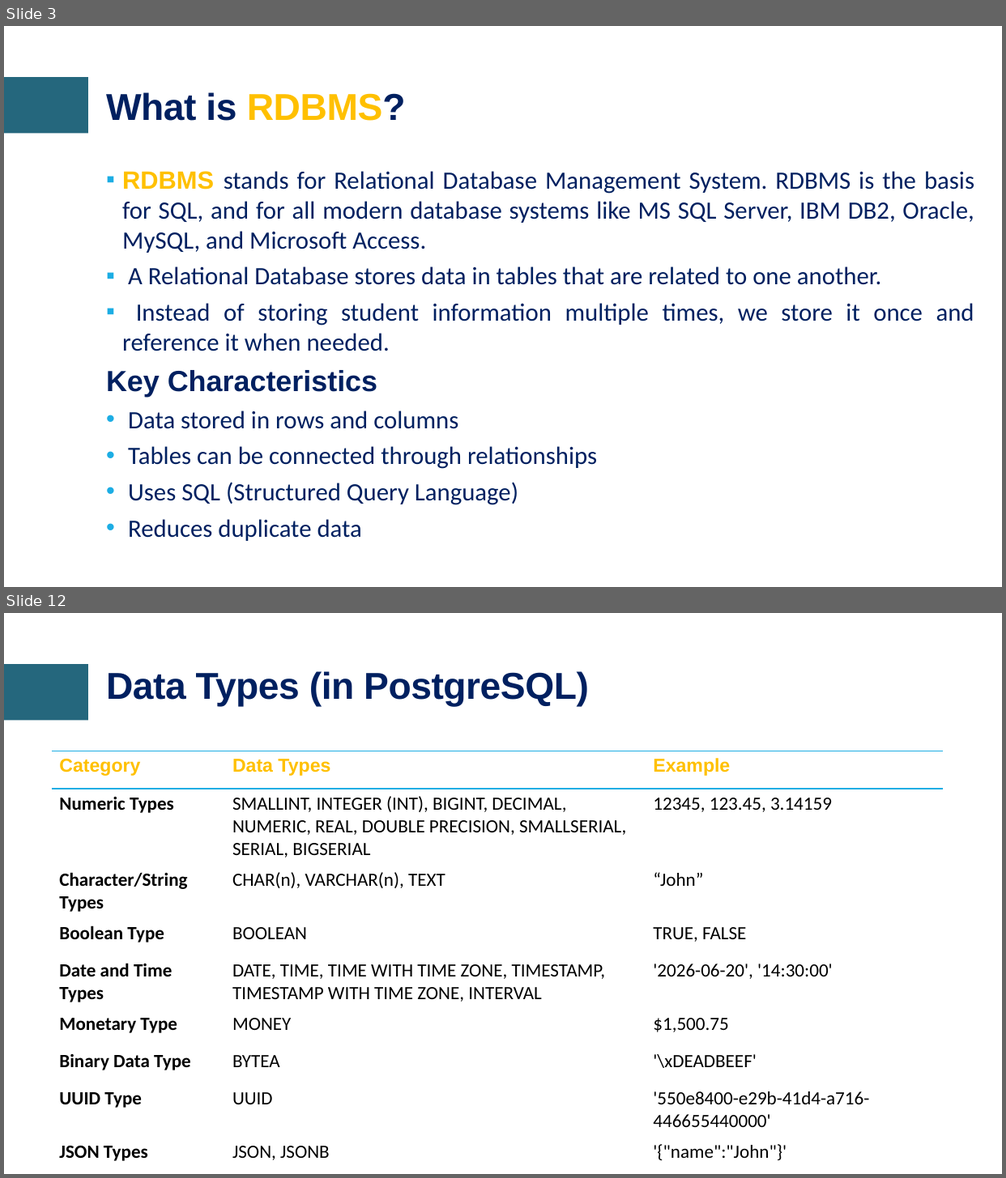
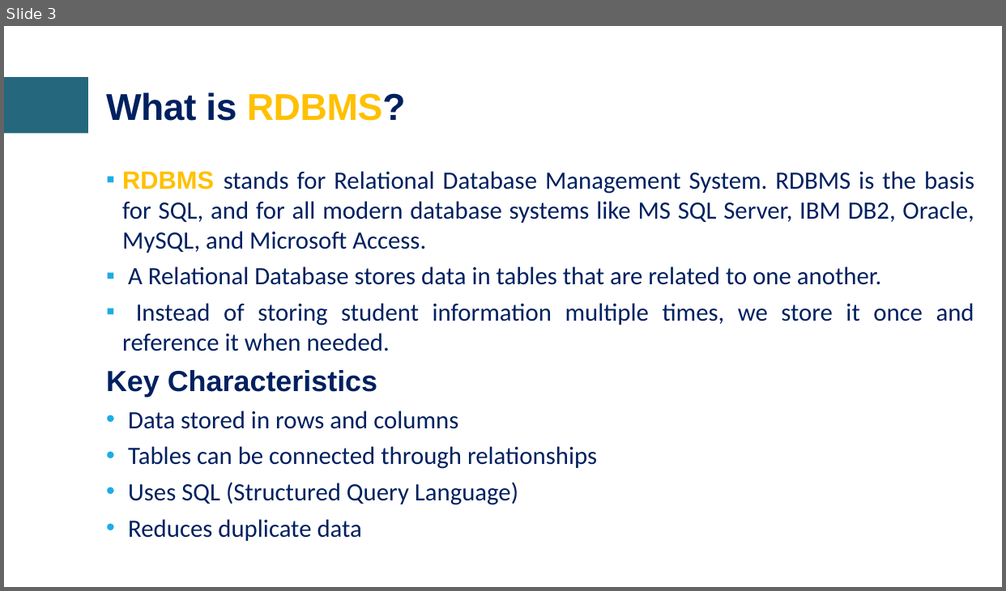
Before and after one commit to craftmulesoft/DataEngineering, a slide deck: Module 3 - Cloud Warehousing & Data Transformation/Cloud Data Platforms & Date Warehousing.pptx. Shown one above the other, each under a label of ours: slides 3 and 12 before the commit, slide 3 after it; the slides between them are not shown. The pictures are 1006x1178 and 1006x591 pixels, drawn with LibreOffice and Linux fonts; fonts in the diff are those of the drawing; background and template pictures are left out. Boxes give left, top, right and bottom in pixels: in the first picture for what was removed or moved away, otherwise in the second. Text is boxed around its words. In the diff, an @@ line names an element or a change of style, - is before the commit and + after.

Commit message:
Craft Data Engineering Accelerator Program

```diff
--- a/Module 3 - Cloud Warehousing & Data Transformation/Cloud Data Platforms & Date Warehousing.pptx
+++ b/Module 3 - Cloud Warehousing & Data Transformation/Cloud Data Platforms & Date Warehousing.pptx
@@ slide 12 removed at <box>4,613,1002,1174</box>, background #FFFFFF; not listed: 1 template element that a slide beside it also shows @@
@@ title removed at <box>106,671,589,707</box> @@
-Data Types (in PostgreSQL)
@@ table removed at <box>52,752,943,1165</box>, 10 rows, 3 columns @@
-Category | Data Types | Example
-Numeric Types | SMALLINT, INTEGER (INT), BIGINT, DECIMAL, NUMERIC, REAL, DOUBLE PRECISION, SMALLSERIAL, SERIAL, BIGSERIAL | 12345, 123.45, 3.14159
-Character/String Types | CHAR(n), VARCHAR(n), TEXT | “John”
-Boolean Type | BOOLEAN | TRUE, FALSE
-Date and Time Types | DATE, TIME, TIME WITH TIME ZONE, TIMESTAMP, TIMESTAMP WITH TIME ZONE, INTERVAL | '2026-06-20', '14:30:00'
-Monetary Type | MONEY | $1,500.75
-Binary Data Type | BYTEA | '\xDEADBEEF'
-UUID Type | UUID | '550e8400-e29b-41d4-a716-446655440000'
-JSON Types | JSON, JSONB | '{"name":"John"}'
-XML Type | XML | '<employee><name>John</name></employee>'
```
Also in this commit, not shown: 3 slides added, 24 other slides removed.
